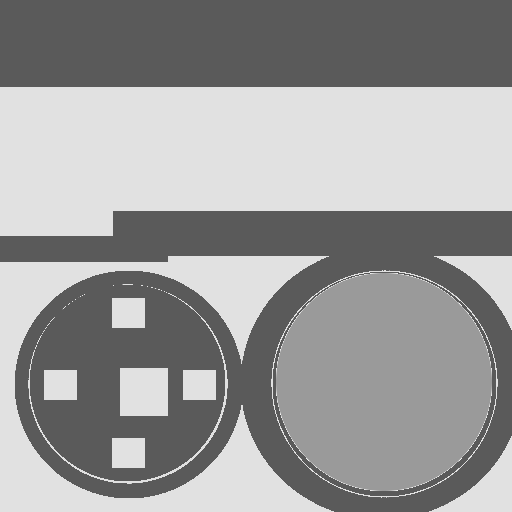
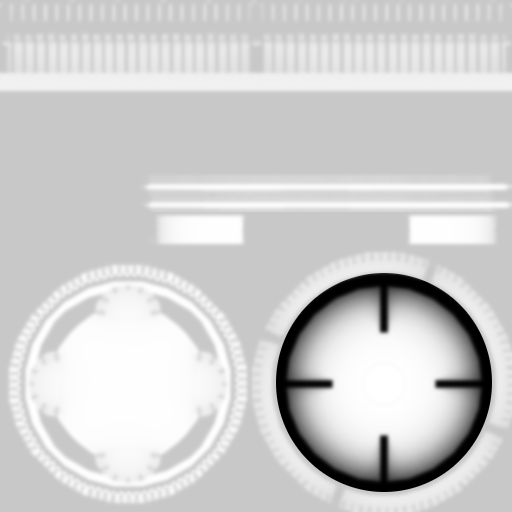
Before/after of a 512x512 layered artwork. What changed in the layer stack:
hid "Warstwa #1" over 0, 0, 512, 512
showed "Warstwa", painted on it over 0, 0, 512, 512
